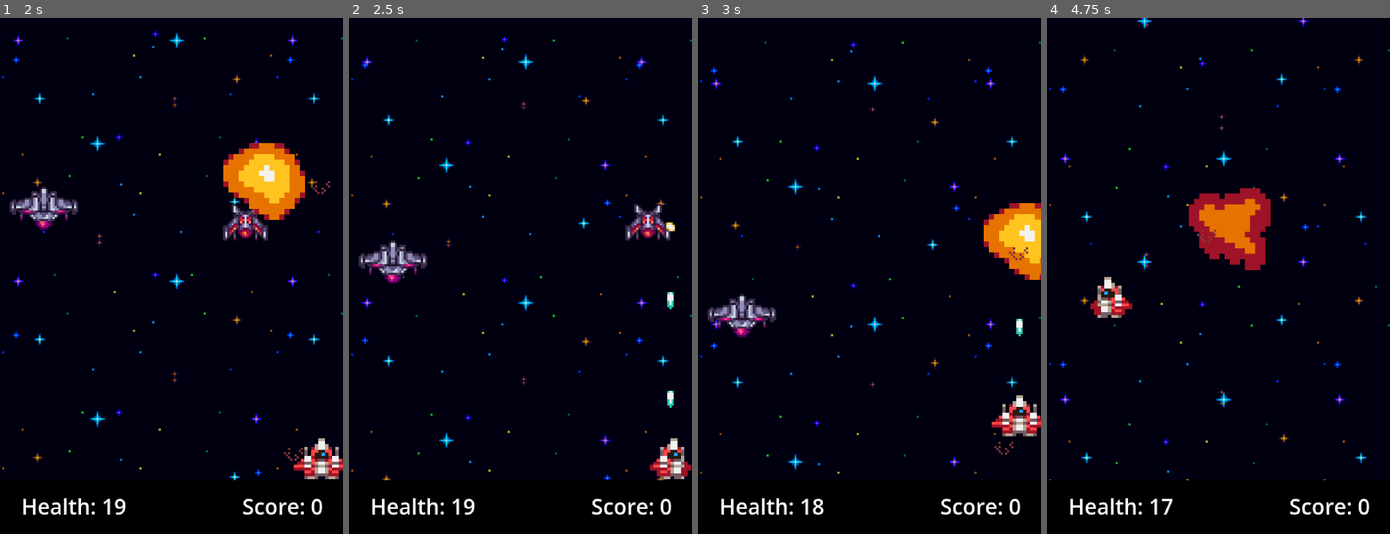
Above: before the commit, frames 1-4 (left to right).
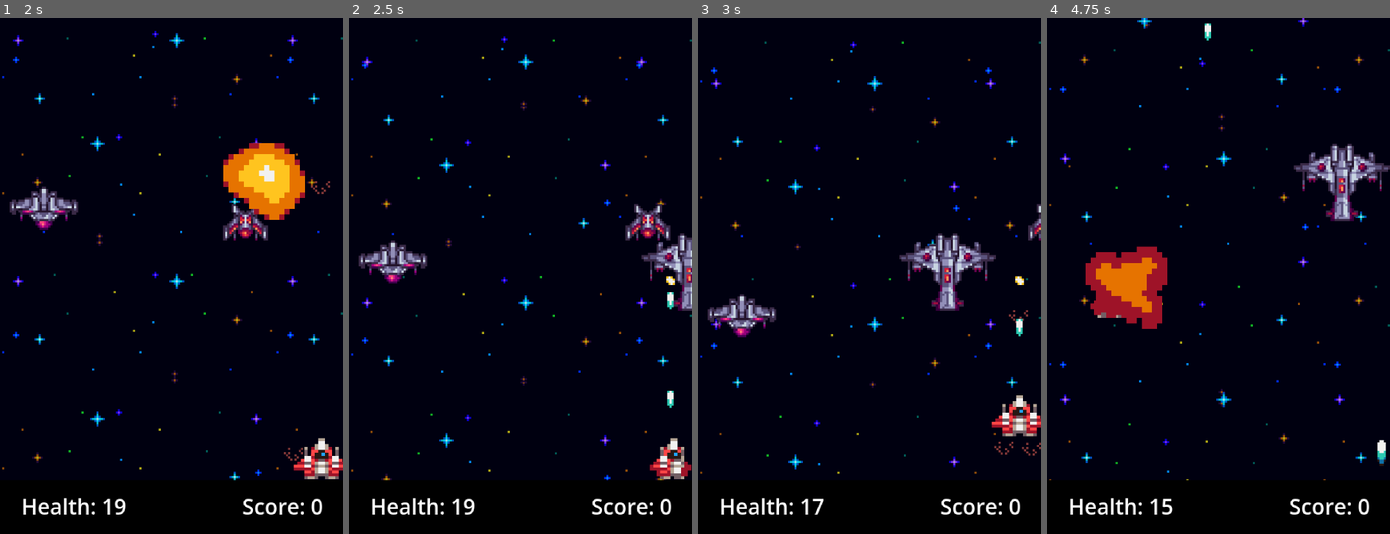
Above: after the commit, the same moments.

Repository: p4upi3/Game3_Shoot-EmUp
Game: Godot game, scene res://game.tscn
The game is run twice, just before and just after one commit, with the same random seed, the same clock (stepped at 60 frames per second) and the same inputs.
Inputs:
- Up to frame 1 (2 s): tap Enter (ui_accept) at 0.5, 0.77, 1.52 s; hold D (move_right) 0.53-1.28 s; hold Space (shoot) 0.53-1.28 s; hold S (move_down) from 1.28 s (still down); tap Space (shoot) at 1.35 s
- Up to frame 2 (2.5 s): release S (move_down) at 2.03 s; hold D (move_right) from 2.03 s (still down); hold Space (shoot) from 2.03 s (still down)
- Up to frame 3 (3 s): release D (move_right) at 2.78 s; release Space (shoot) at 2.78 s; hold W (move_up) from 2.78 s (still down); tap Space (shoot) at 2.85 s
- Up to frame 4 (4.75 s): tap Enter (ui_accept) at 3.02, 3.77, 4.52 s; release W (move_up) at 3.53 s; hold Space (shoot) 3.53-4.28 s; hold A (move_left) from 3.53 s (still down); tap Space (shoot) at 4.35 s

Frame 1 is identical in both runs. In frame 2, 1.1% of the frame differs, in the area x 85-100%, y 39-57%; in frame 3, 4.0%; in frame 4, 7.7%, in the area x 11-100%, y 1-97%.

Commit message:
Pretty much done

Diff:
--- a/game-3/enemy1.gd
+++ b/game-3/enemy1.gd
@@ -114,3 +114,7 @@
 		get_tree().current_scene.add_child(boom)
 		boom.global_position = global_position
 		queue_free()
+
+func _on_area_2d_area_entered(area: Area2D) -> void:
+	if area.is_in_group("player"):
+		take_damage(2)
--- a/game-3/enemy1.tscn
+++ b/game-3/enemy1.tscn
@@ -2,6 +2,9 @@
 
 [ext_resource type="Script" uid="uid://dig13f15ugpt0" path="res://enemy1.gd" id="1_g51g3"]
 [ext_resource type="Texture2D" uid="uid://cdu4t45o0q7tf" path="res://assets/SpaceShips_Enemy-0001.png" id="2_pa8dn"]
+
+[sub_resource type="RectangleShape2D" id="RectangleShape2D_ha5v8"]
+size = Vector2(47, 17)
 
 [sub_resource type="RectangleShape2D" id="RectangleShape2D_u0ya7"]
 size = Vector2(31, 17)
@@ -30,6 +33,12 @@
 collision_mask = 0
 script = ExtResource("1_g51g3")
 
+[node name="Area2D" type="Area2D" parent="." unique_id=169808199 groups=["enemies"]]
+
+[node name="CollisionShape2D" type="CollisionShape2D" parent="Area2D" unique_id=1644322496]
+position = Vector2(0.5, -5.5)
+shape = SubResource("RectangleShape2D_ha5v8")
+
 [node name="CollisionShape2D2" type="CollisionShape2D" parent="." unique_id=2083708171]
 position = Vector2(-8, -6)
 shape = SubResource("RectangleShape2D_u0ya7")
@@ -50,4 +59,5 @@
 [node name="bullet_pos" type="Marker2D" parent="." unique_id=1908088108]
 position = Vector2(0, 18)
 
+[connection signal="area_entered" from="Area2D" to="." method="_on_area_2d_area_entered"]
 [connection signal="timeout" from="Timer" to="." method="_on_timer_timeout"]
--- a/game-3/enemy_2.gd
+++ b/game-3/enemy_2.gd
@@ -3,7 +3,7 @@
 @onready var animated_sprite_2d: AnimatedSprite2D = $AnimatedSprite2D
 
 var direction = 1
-var health = 3
+var health = 1
 var bullet = preload("res://bullet.tscn")
 
 const EXPLOSION = preload("res://explosion.tscn")
@@ -13,6 +13,7 @@
 	move_and_slide()
 
 	var half_width = animated_sprite_2d.sprite_frames.get_frame_texture(animated_sprite_2d.animation, animated_sprite_2d.frame).get_size().x / 2
+	var is_spawned_enemy = is_in_group("spawned_enemies")
 
 	if position.x < -half_width:
 		queue_free()
@@ -36,3 +37,7 @@
 		get_tree().current_scene.add_child(boom)
 		boom.global_position = global_position
 		queue_free()
+
+func _on_area_2d_area_entered(area: Area2D) -> void:
+	if area.is_in_group("player"):
+		take_damage(2)
--- a/game-3/enemy_2.tscn
+++ b/game-3/enemy_2.tscn
@@ -22,6 +22,8 @@
 radius = 12.0
 height = 24.0
 
+[sub_resource type="CircleShape2D" id="CircleShape2D_tv6ys"]
+
 [node name="enemy2" type="CharacterBody2D" unique_id=141192781 groups=["enemies"]]
 collision_layer = 2
 collision_mask = 0
@@ -39,4 +41,11 @@
 position = Vector2(1, -7)
 shape = SubResource("CapsuleShape2D_u0ya7")
 
+[node name="Area2D" type="Area2D" parent="." unique_id=1819833895]
+
+[node name="CollisionShape2D" type="CollisionShape2D" parent="Area2D" unique_id=891308184]
+position = Vector2(1, -7)
+shape = SubResource("CircleShape2D_tv6ys")
+
 [connection signal="timeout" from="Timer" to="." method="_on_timer_timeout"]
+[connection signal="area_entered" from="Area2D" to="." method="_on_area_2d_area_entered"]
--- a/game-3/enemy_3.gd
+++ b/game-3/enemy_3.gd
@@ -3,7 +3,7 @@
 var bullet = preload("res://bullet.tscn")
 
 const EXPLOSION = preload("res://explosion.tscn")
-var health = 2
+var health = 3
 func _physics_process(delta: float) -> void:
 	velocity = Vector2(0, 50)
 	move_and_slide()
@@ -27,3 +27,7 @@
 		get_tree().current_scene.add_child(boom)
 		boom.global_position = global_position
 		queue_free()
+
+func _on_area_2d_area_entered(area: Area2D) -> void:
+	if area.is_in_group("player"):
+		take_damage(2)
--- a/game-3/enemy_3.tscn
+++ b/game-3/enemy_3.tscn
@@ -25,6 +25,9 @@
 [sub_resource type="RectangleShape2D" id="RectangleShape2D_u0ya7"]
 size = Vector2(33, 12)
 
+[sub_resource type="RectangleShape2D" id="RectangleShape2D_ha5v8"]
+size = Vector2(30, 11)
+
 [node name="enemy3" type="CharacterBody2D" unique_id=141192781 groups=["enemies"]]
 collision_layer = 2
 collision_mask = 0
@@ -47,4 +50,12 @@
 [node name="bullet_pos" type="Marker2D" parent="." unique_id=1896061417]
 position = Vector2(0, 10)
 
+[node name="Area2D" type="Area2D" parent="." unique_id=1428795021]
+position = Vector2(0, 2)
+
+[node name="CollisionShape2D" type="CollisionShape2D" parent="Area2D" unique_id=298938800]
+position = Vector2(0, -2.5)
+shape = SubResource("RectangleShape2D_ha5v8")
+
 [connection signal="timeout" from="Timer" to="." method="_on_timer_timeout"]
+[connection signal="area_entered" from="Area2D" to="." method="_on_area_2d_area_entered"]
--- a/game-3/enemy_spawner.gd
+++ b/game-3/enemy_spawner.gd
@@ -1,8 +1,10 @@
 extends Node2D
 
-const ENEMY_SCENE = preload("res://enemy1.tscn")
+const ENEMY_SCENE1 = preload("res://enemy1.tscn")
+const ENEMY_SCENE2 = preload("res://enemy_2.tscn")
+const ENEMY_SCENE3 = preload("res://enemy_3.tscn")
 
-@export var spawn_interval: float = 3.0
+@export var spawn_interval: float = 2.0
 @export var offscreen_padding: float = 40.0
 @export var max_spawned_enemies: int = 4
 
@@ -16,16 +18,16 @@
 
 
 func _on_spawn_timer_timeout() -> void:
-	spawn_enemy()
+	spawn_enemy1()
 
 
-func spawn_enemy() -> void:
+func spawn_enemy1() -> void:
 	var existing_enemies = get_tree().get_nodes_in_group("spawned_enemies")
 
 	if existing_enemies.size() >= max_spawned_enemies:
 		return
 
-	var enemy = ENEMY_SCENE.instantiate()
+	var enemy = ENEMY_SCENE1.instantiate()
 
 	get_tree().current_scene.add_child(enemy)
 
@@ -42,3 +44,51 @@
 		viewport_size.x + offscreen_padding,
 		spawn_y
 	)
+
+func spawn_enemy2() -> void:
+	var existing_enemies = get_tree().get_nodes_in_group("spawned_enemies")
+
+	if existing_enemies.size() >= max_spawned_enemies:
+		return
+
+	var enemy = ENEMY_SCENE2.instantiate()
+
+	get_tree().current_scene.add_child(enemy)
+
+	enemy.add_to_group("spawned_enemies")
+
+	var viewport_size = get_viewport_rect().size
+
+	var spawn_y = randf_range(
+		30.0,
+		viewport_size.y - 80.0
+	)
+
+	enemy.global_position = Vector2(
+		viewport_size.x + offscreen_padding,
+		spawn_y
+	)
+
+func spawn_enemy3() -> void:
+	var existing_enemies = get_tree().get_nodes_in_group("spawned_enemies")
+
+	if existing_enemies.size() >= max_spawned_enemies:
+		return
+
+	var enemy = ENEMY_SCENE3.instantiate()
+
+	get_tree().current_scene.add_child(enemy)
+
+	enemy.add_to_group("spawned_enemies")
+
+	var viewport_size = get_viewport_rect().size
+
+	var spawn_y = randf_range(
+		30.0,
+		viewport_size.y - 80.0
+	)
+
+	enemy.global_position = Vector2(
+		viewport_size.x + offscreen_padding,
+		spawn_y
+	)
--- a/game-3/player.gd
+++ b/game-3/player.gd
@@ -6,8 +6,6 @@
 const BOTTOM_BAR = 25.0
 var health = 20
 var screen_size: Vector2
-
-const EXPLOSION = preload("res://explosion.tscn")
 
 func _ready() -> void:
 	screen_size = get_viewport_rect().size
@@ -32,8 +30,9 @@
 	health -= amount
 	get_tree().call_group("hud", "set_health", health)
 	if health <= 0:
-		var boom = EXPLOSION.instantiate()
-		get_tree().current_scene.add_child(boom)
-		boom.global_position = global_position
 		get_tree().call_group("hud", "show_game_over")
 		queue_free()
+
+func _on_area_2d_area_entered(area: Area2D) -> void:
+	if area.is_in_group("enemies"):
+		take_damage(2)
--- a/game-3/player.tscn
+++ b/game-3/player.tscn
@@ -3,6 +3,9 @@
 [ext_resource type="Script" uid="uid://bwitmvi2v4i4d" path="res://player.gd" id="1_onrkg"]
 [ext_resource type="Texture2D" uid="uid://ductw1013g16r" path="res://Mini Pixel Pack 3/Player ship/Player_ship (16 x 16).png" id="2_i3pqv"]
 [ext_resource type="Script" uid="uid://dbgiv4bkmw5kp" path="res://player_shooter.gd" id="3_i3pqv"]
+
+[sub_resource type="RectangleShape2D" id="RectangleShape2D_ha5v8"]
+size = Vector2(20, 13)
 
 [sub_resource type="AtlasTexture" id="AtlasTexture_hqtel"]
 atlas = ExtResource("2_i3pqv")
@@ -57,6 +60,12 @@
 position = Vector2(80, 260)
 script = ExtResource("1_onrkg")
 
+[node name="Area2D" type="Area2D" parent="." unique_id=312927256 groups=["player"]]
+
+[node name="CollisionShape2D" type="CollisionShape2D" parent="Area2D" unique_id=1607115602]
+position = Vector2(0, 3)
+shape = SubResource("RectangleShape2D_ha5v8")
+
 [node name="AnimatedSprite2D" type="AnimatedSprite2D" parent="." unique_id=1677327354]
 scale = Vector2(1.6171873, 1.367188)
 sprite_frames = SubResource("SpriteFrames_u0ya7")
@@ -82,3 +91,5 @@
 
 [node name="PlayerShooter" type="Node" parent="." unique_id=365376375]
 script = ExtResource("3_i3pqv")
+
+[connection signal="area_entered" from="Area2D" to="." method="_on_area_2d_area_entered"]
